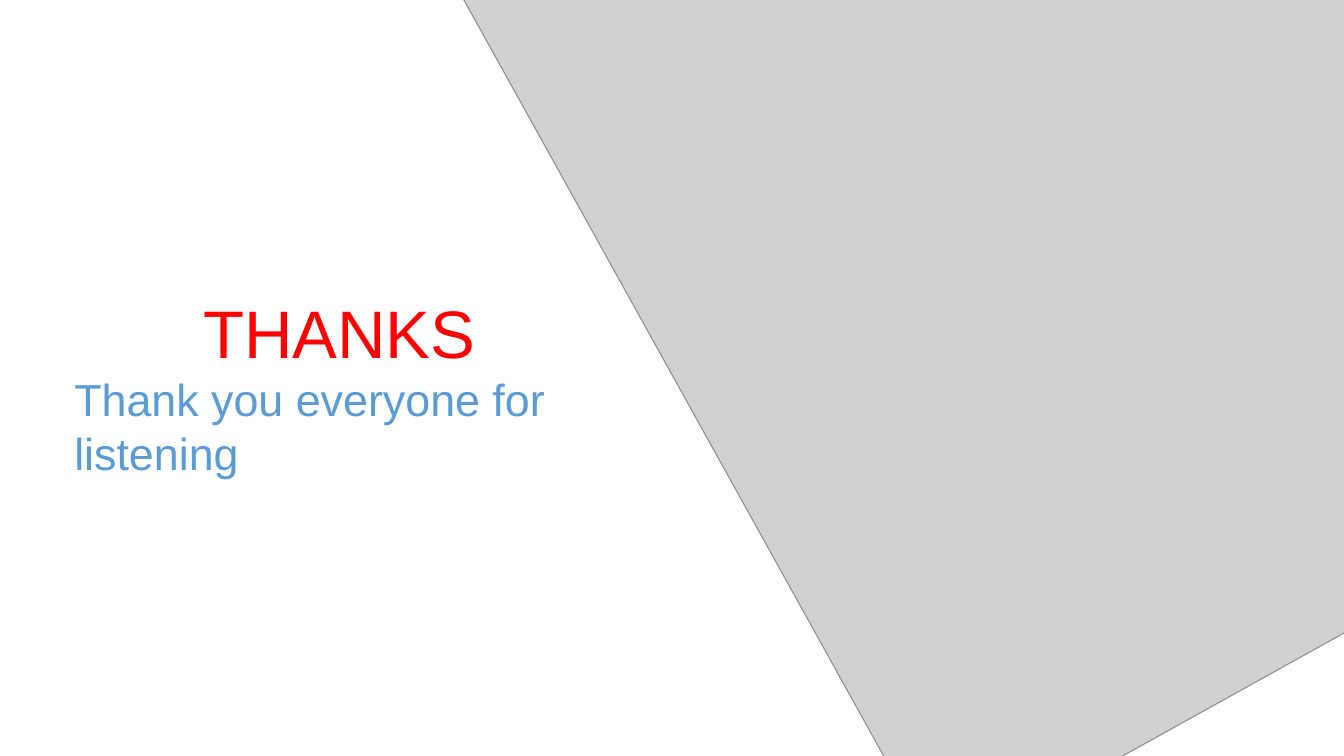
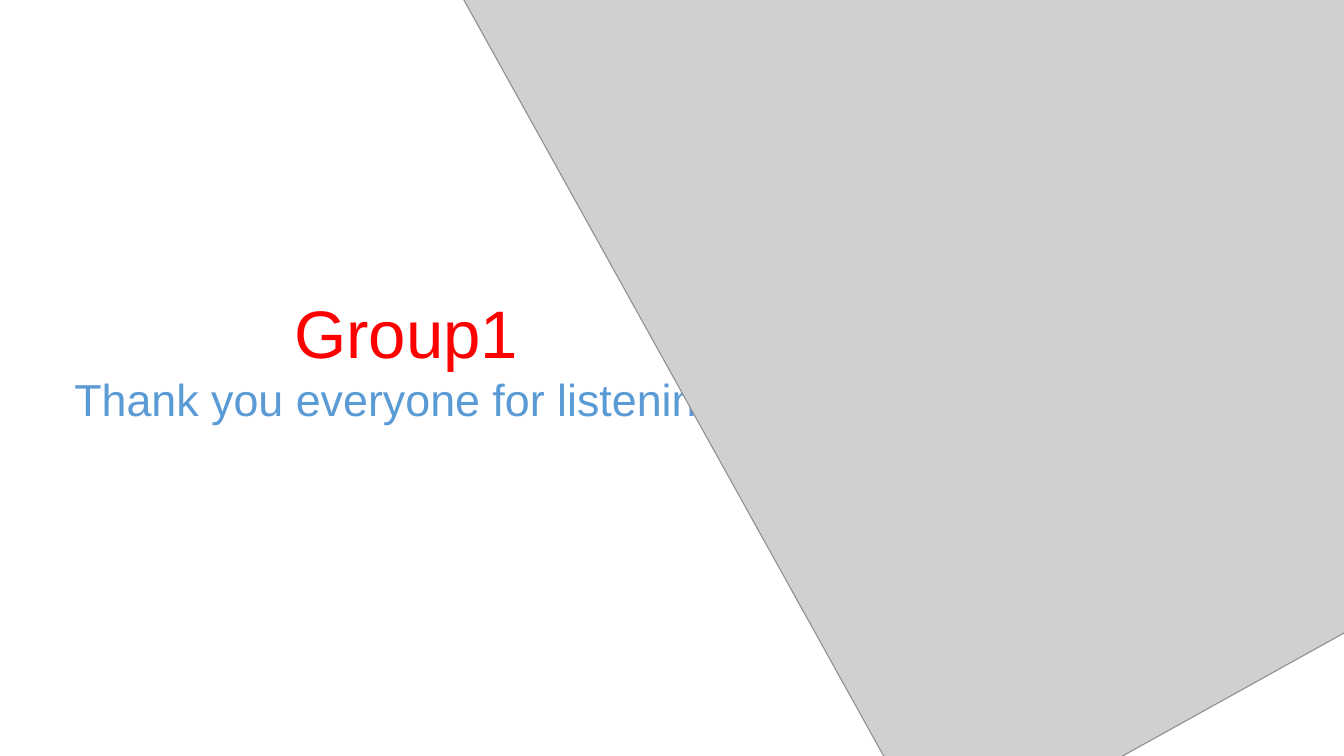
Before and after one commit to bichlienho/Group1-FlowerShop, a slide deck: slide 26 of Documents/PP.pptx (slide 24 before the commit). Drawn at 1344x756 pixels with LibreOffice and Linux fonts; fonts in the diff are those of the drawing; grey boxes stand for pictures. Boxes give left, top, right and bottom in pixels: in the first picture for what was removed or moved away, otherwise in the second. Text is boxed around its words. In the diff, an @@ line names an element or a change of style, - is before the commit and + after.

```diff
--- a/Documents/PP.pptx
+++ b/Documents/PP.pptx
@@ text at box(74, 311, 734, 425): text changed @@
-THANKS
-Thank you everyone for listening
+Group1
+Thank you everyone for listening.
```
Also in this commit, not shown: 6 other slides changed, 2 slides added.
